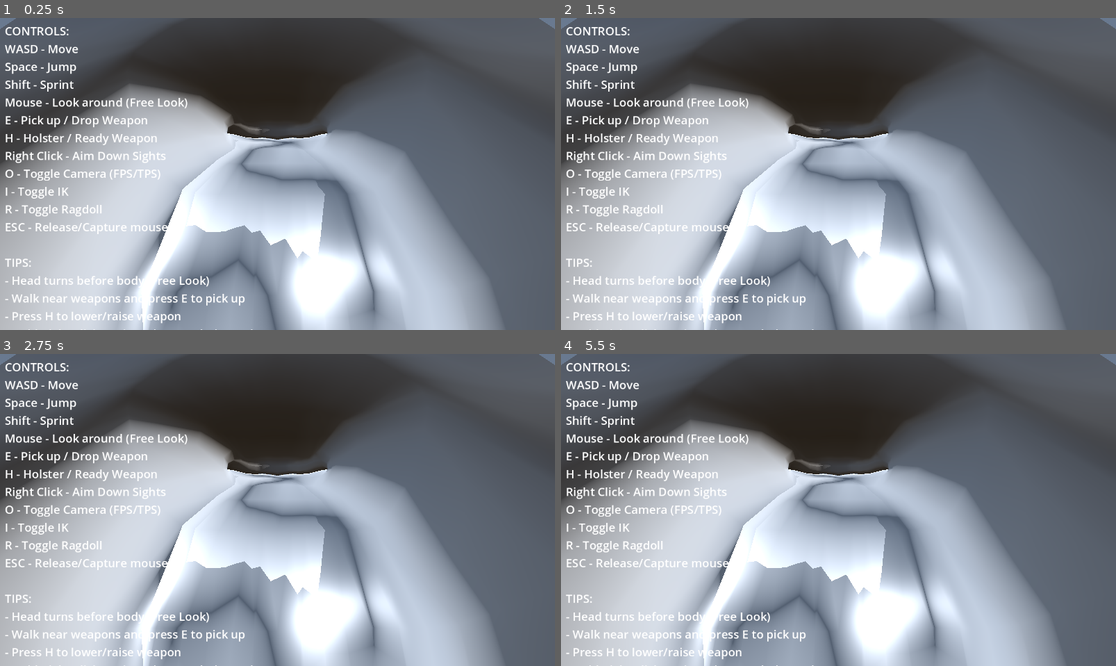
Above: before the commit, frames 1-4 (two rows, left to right).
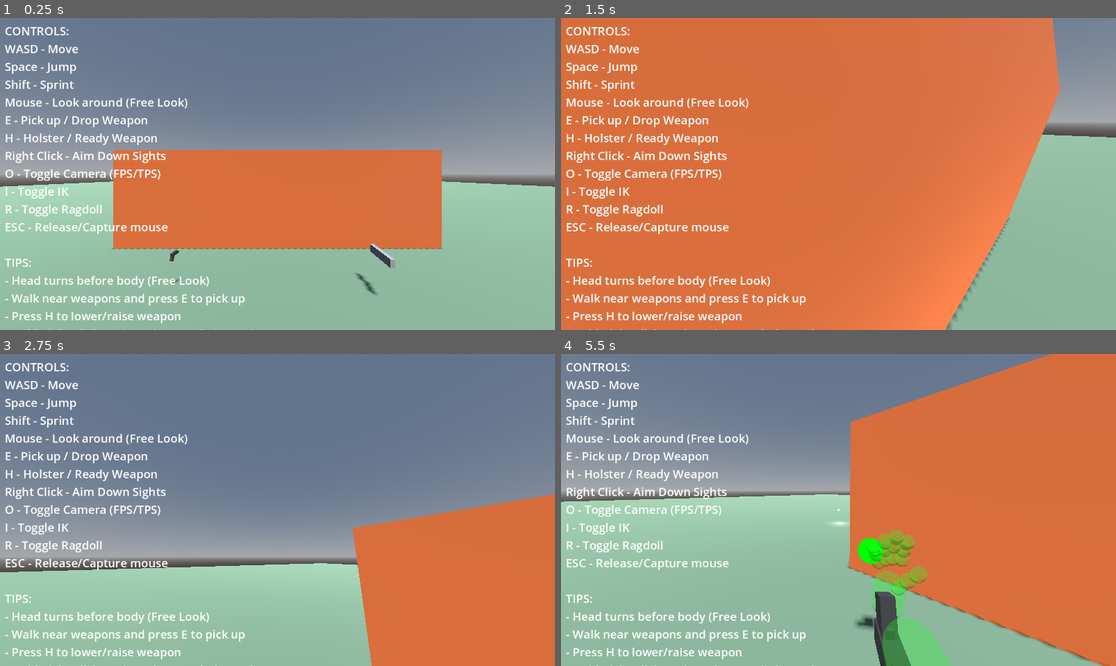
Above: after the commit, the same moments.

Repository: lmf-git/fpsikanimragdoll
Game: Godot game, scene res://world.tscn
Same seed, same stepped clock (60 frames per second), same inputs: the game is played once before the commit and once after it.
Inputs (mouse positions are in pixels of both pictures, inside the frame that each line leads up to):
- Up to frame 1 (0.25 s): no input
- Up to frame 2 (1.5 s): tap Enter at 0.5 s; move the mouse to (810, 236) at 0.52 s; hold W (move_forward) 0.53-1.25 s; hold Shift (sprint) 0.53-1.25 s; click (810, 236) at 0.67 s; tap Space (jump) at 0.77 s; drag from (1005, 220) to (810, 236) at 1.27 s
- Up to frame 3 (2.75 s): tap Space (jump) at 2 s; move the mouse to (111, 463) at 2.02 s; hold A (move_left) from 2.03 s (still down); hold I (toggle_ik) from 2.03 s (still down)
- Up to frame 4 (5.5 s): release A (move_left) at 2.75 s; release I (toggle_ik) at 2.75 s; drag from (866, 510) to (672, 463) at 2.77 s; move the mouse to (755, 432) at 3.52 s; hold S (move_back) 3.53-4.25 s; tap E at 3.6 s; tap Space (jump) at 3.77 s; drag from (960, 494) to (755, 432) at 4.27 s; move the mouse to (727, 525) at 5.02 s; hold W (move_forward) from 5.03 s (still down); hold Shift (sprint) from 5.03 s (still down); click (727, 525) at 5.17 s

The runs differ from the first frame. In frame 1, 93% of the frame differs, in the area x 0-100%, y 0-100%; in frame 2, 97%; in frame 3, 93%; in frame 4, 94%.
Error before the commit: Parse Error: Identifier "camera_rotation_y" not declared in the current scope. (res://character_controller.gd:1770)

Commit message:
Add camera pitch to IK targets - hands now follow vertical and horizontal aim
- Moved camera_basis calculation to top of _update_weapon_ik_targets()
- Include both pitch (X) and yaw (Y) rotation in camera_basis
- Removed redundant camera_basis definitions throughout function
- All IK targets now use unified camera rotation with full 3D aim tracking
- Gun now points where player looks in all directions, not just horizontal

Diff:
--- a/character_controller.gd
+++ b/character_controller.gd
@@ -1725,13 +1725,19 @@
 		WeaponState.AIMING:
 			target_offset = aim_weapon_offset
 
+	# Get camera rotation for positioning hands relative to aim direction
+	var camera_rotation_y = active_camera.global_rotation.y
+	var camera_rotation_x = camera_rotation.x  # Pitch (up/down)
+
+	# Create basis from both yaw (Y) and pitch (X) to follow camera aim fully
+	var camera_basis = Basis()
+	camera_basis = camera_basis.rotated(Vector3.UP, camera_rotation_y)  # Yaw first
+	camera_basis = camera_basis.rotated(camera_basis.x, camera_rotation_x)  # Then pitch relative to yaw
+
 	# Position right hand IK target following camera aim direction
 	var right_hand_target = ik_targets_node.get_node_or_null("RightHandTarget")
 	if right_hand_target:
 		var base_offset = target_offset + current_sway
-
-		# Get camera rotation for positioning hands relative to aim direction
-		var camera_rotation_y = active_camera.global_rotation.y
 
 		# Use chest bone as anchor point for body-relative positioning
 		var anchor_transform: Transform3D
@@ -1740,10 +1746,6 @@
 		else:
 			# Fallback to character position if no chest bone
 			anchor_transform = global_transform
-
-		# Position hand relative to body/chest using CAMERA'S aim direction
-		# This makes the hands rotate with the camera so gun points where you're looking
-		var camera_basis = Basis(Vector3.UP, camera_rotation_y)  # Camera aim direction
 
 		# Apply hand recoil to offset
 		var final_offset = base_offset + current_hand_recoil
@@ -1767,8 +1769,6 @@
 			else:
 				# No secondary grip - calculate position relative to right hand
 				# Position left hand forward and slightly up from right hand
-				var camera_basis = Basis(Vector3.UP, camera_rotation_y)
-
 				# Start from right hand target position
 				var right_hand_pos: Vector3 = right_hand_target.global_position if right_hand_target else global_position
 
@@ -1785,7 +1785,6 @@
 			# Pistol (one-handed): Left hand only supports when aiming, not during hip fire
 			# Left hand should be below and slightly forward of right hand for proper pistol grip
 			if weapon_state == WeaponState.AIMING:
-				var camera_basis = Basis(Vector3.UP, camera_rotation_y)
 				var right_hand_pos: Vector3 = right_hand_target.global_position if right_hand_target else global_position
 
 				# Offset for pistol support grip:
@@ -1810,14 +1809,12 @@
 	if right_hand_target and right_elbow_pole:
 		# Position right elbow pole to guide elbow to bend outward
 		# Place it to the right and slightly forward of the hand target
-		var camera_basis = Basis(Vector3.UP, camera_rotation_y)
 		var elbow_offset = Vector3(0.2, 0.0, -0.2)  # Right and forward
 		right_elbow_pole.global_position = right_hand_target.global_position + camera_basis * elbow_offset
 
 	if left_hand_target and left_elbow_pole:
 		# Position left elbow pole to guide elbow to bend outward
 		# Place it to the left and slightly forward of the hand target
-		var camera_basis = Basis(Vector3.UP, camera_rotation_y)
 		var elbow_offset = Vector3(-0.2, 0.0, -0.2)  # Left and forward
 		left_elbow_pole.global_position = left_hand_target.global_position + camera_basis * elbow_offset
 
@@ -1828,13 +1825,11 @@
 	if right_hand_target and right_wrist_pole:
 		# Position right wrist pole closer to hand, slightly down and outward
 		# This helps guide the wrist orientation for proper weapon grip
-		var camera_basis = Basis(Vector3.UP, camera_rotation_y)
 		var wrist_offset = Vector3(0.1, -0.05, -0.1)  # Slightly right, down, and forward
 		right_wrist_pole.global_position = right_hand_target.global_position + camera_basis * wrist_offset
 
 	if left_hand_target and left_wrist_pole:
 		# Position left wrist pole for support hand positioning
-		var camera_basis = Basis(Vector3.UP, camera_rotation_y)
 		var wrist_offset = Vector3(-0.1, -0.05, -0.1)  # Slightly left, down, and forward
 		left_wrist_pole.global_position = left_hand_target.global_position + camera_basis * wrist_offset
 
